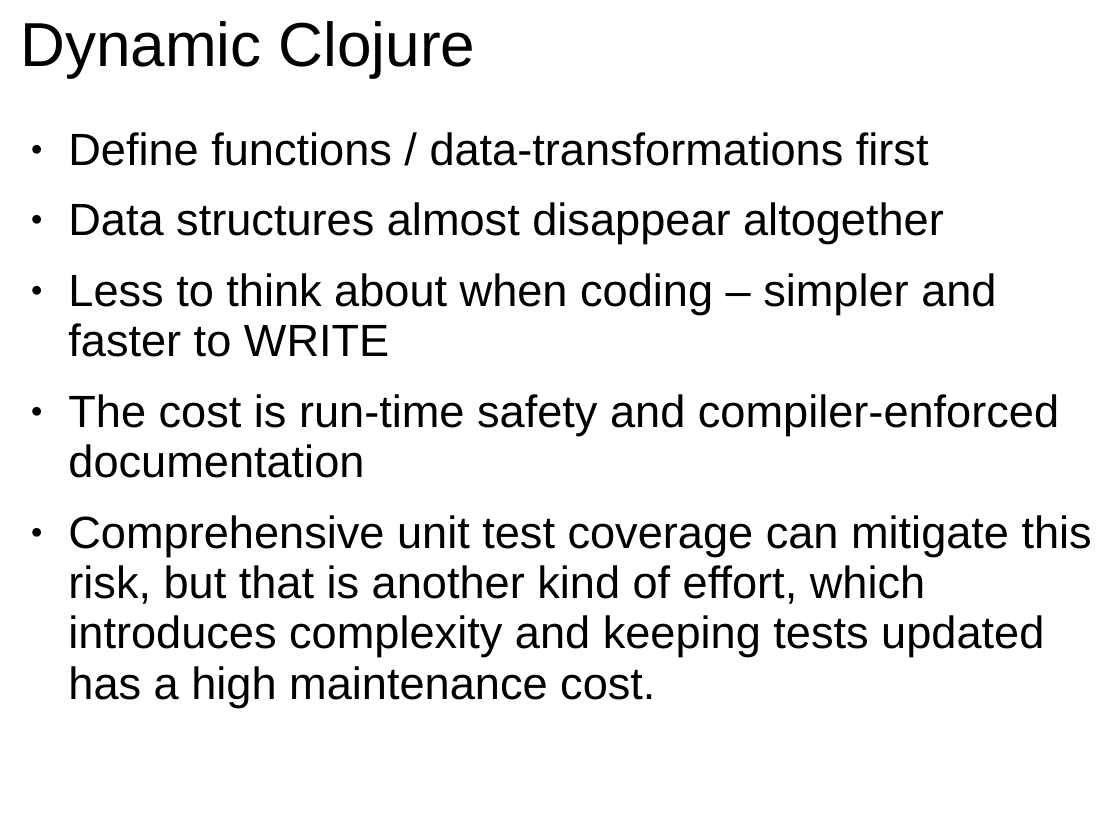
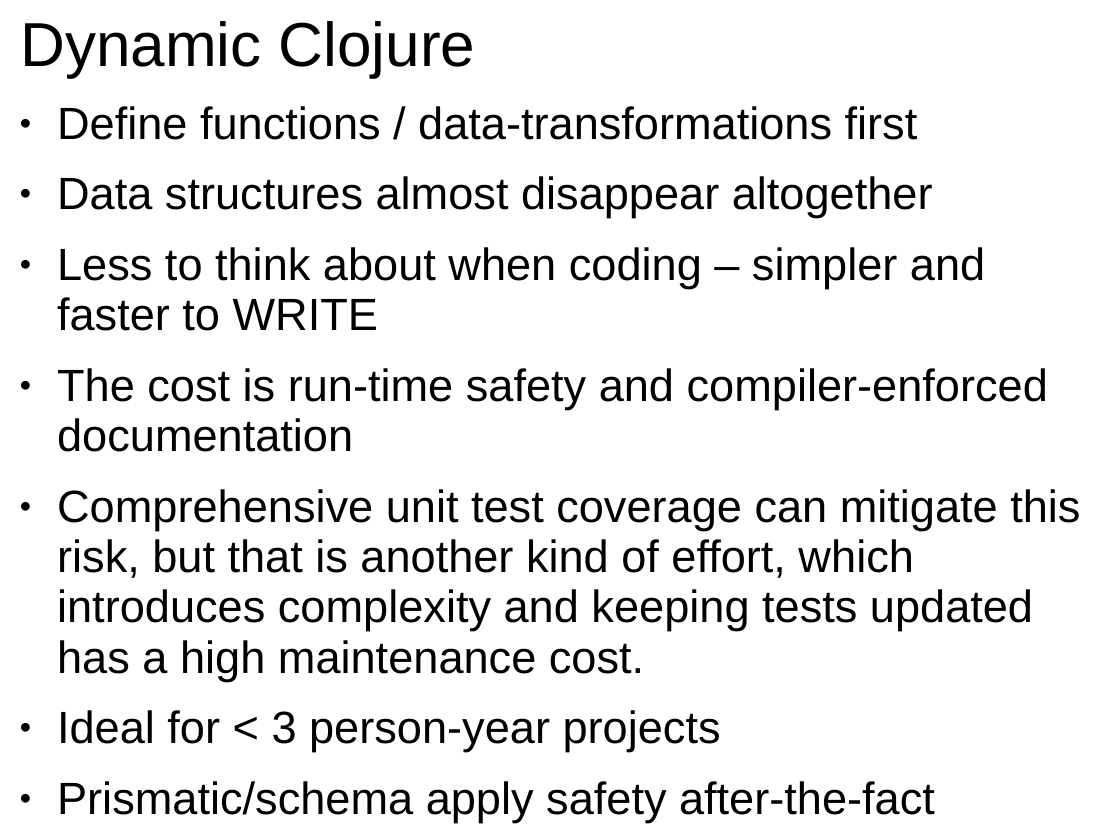
Before and after one commit to GlenKPeterson/refactJavaScalaCloj, a slide deck: slide 20 of refactJavaScalaCloj.ppt. Drawn at 1120x840 pixels with LibreOffice and Linux fonts; fonts in the diff are those of the drawing. Boxes give left, top, right and bottom in pixels: in the first picture for what was removed or moved away, otherwise in the second. Text is boxed around its words. In the diff, an @@ line names an element or a change of style, - is before the commit and + after.

```diff
--- a/refactJavaScalaCloj.ppt
+++ b/refactJavaScalaCloj.ppt
@@ text "Define functions / data-transformations first": place and size @@
-text "Define functions / data-transformations first" at [68, 132, 1092, 708]
+text "Define functions / data-transformations first" at [57, 106, 1080, 822]
@@ text at [57, 710, 935, 822]: paragraphs added @@
+● Ideal for < 3 person-year projects
+● Prismatic/schema apply safety after-the-fact
```
Also in this commit, not shown: 11 other slides changed.
